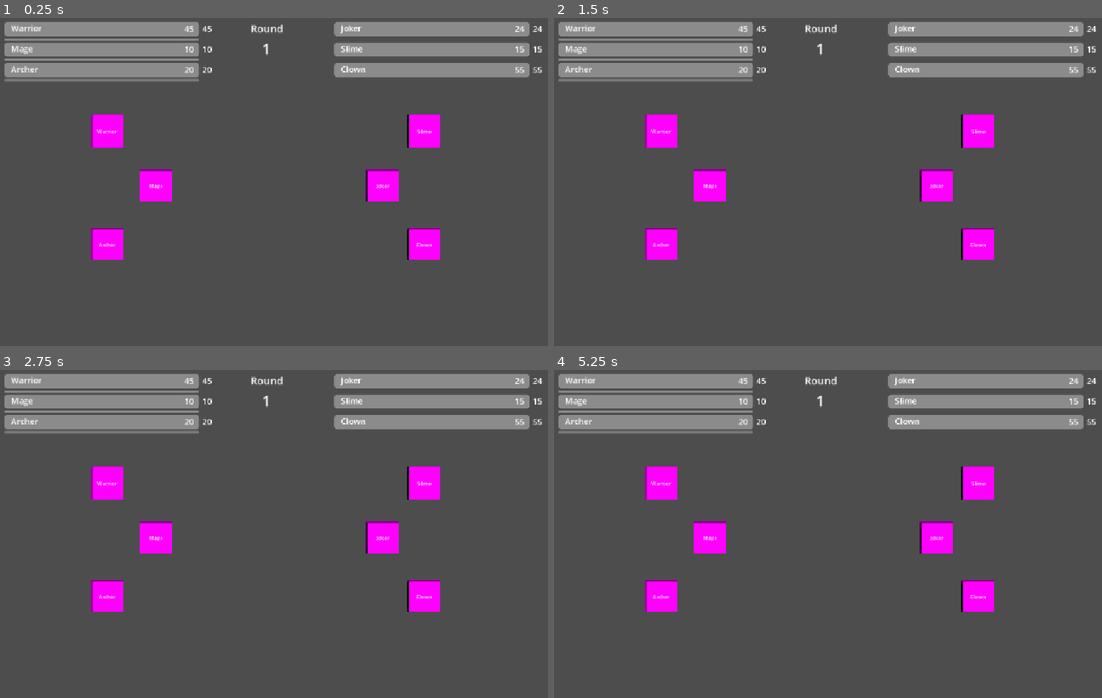
Above: before the commit, frames 1-4 (two rows, left to right).
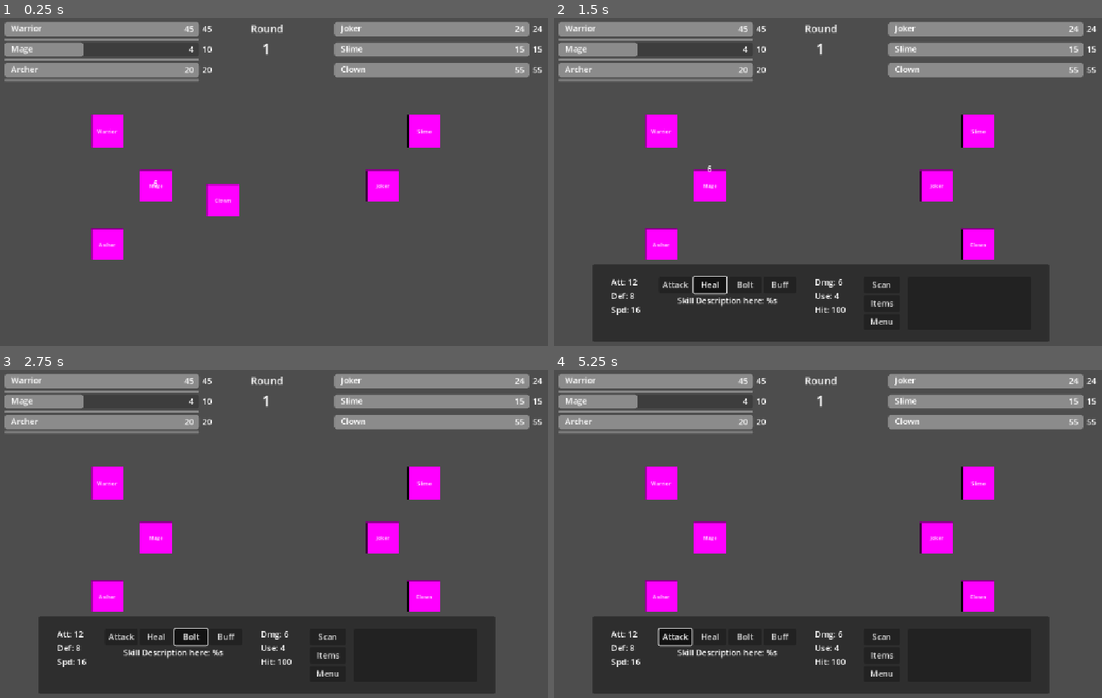
Above: after the commit, the same moments.

Repository: rockgem/imphie-rpg
Game: Godot game, scene res://scenes/World.tscn
The game is run twice, just before and just after one commit, with the same random seed, the same clock (stepped at 60 frames per second) and the same inputs.
Inputs (mouse positions are in pixels of both pictures, inside the frame that each line leads up to):
- Up to frame 1 (0.25 s): no input
- Up to frame 2 (1.5 s): click (674, 283) at 0.5 s, where only the run after the commit has a clickable "Attack"; click (707, 283) at 1.25 s, where only the run after the commit has a clickable "Heal"
- Up to frame 3 (2.75 s): click (191, 635) at 2 s, where only the run after the commit has a clickable "Bolt"
- Up to frame 4 (5.25 s): click (778, 635) at 2.75 s, where only the run after the commit has a clickable "Buff"; click (882, 635) at 3.5 s, where only the run after the commit has a clickable "Scan"; click (882, 655) at 4.25 s, where only the run after the commit has a clickable "Items"; click (674, 635) at 5 s, where only the run after the commit has a clickable "Attack"

The runs differ from the first frame. In frame 1, 2.0% of the frame differs, in the area x 14-81%, y 7-74%; in frame 2, 20%, in the area x 7-91%, y 7-99%; in frame 3, 20%; in frame 4, 20%.

Commit message:
combat back and forth and shit

Diff:
--- a/actors/entities/Entity.gd
+++ b/actors/entities/Entity.gd
@@ -1,5 +1,12 @@
 extends Node2D
 class_name Entity
+
+# this signal can be used to detect when this entity is clicked
+# currently being used in when the player's character are choosing which enemy to attack!
+# we always pass in the self reference as parameter so we can access this entity and its entire
+# values such as the "data"
+signal clicked(own)
+
 
 @export var is_player = true
 
@@ -11,8 +18,52 @@
 	if data.is_empty():
 		return
 
-	$Name.text = '%s' % data['name']
+	$Sprite2D/Name.text = '%s' % data['name']
 
 
 func receive_damage(damage = 1):
-	pass
+	data['hp'] -= damage
+
+	var df = load('res://actors/objs/DamageFloater.tscn').instantiate()
+	df.get_node('Label').text = '%s' % int(damage)
+
+	add_child(df)
+
+
+func attack(entity: Entity):
+	var t = create_tween()
+	t.tween_property($Sprite2D, 'global_position', entity.global_position, .2)
+	t.tween_property($Sprite2D, 'global_position', global_position, .2)
+
+	await t.step_finished
+	var damage_rate = randi_range(data['attack'] - 2, data['attack'] + 2)
+	entity.receive_damage(damage_rate)
+
+	await t.finished
+
+	# this signal needs to be emmitted after every action such as; attacking, healing or even skipping a turn
+	# so that the game will be able tell that the next queued entity is next to do their thing.
+	# see ( World.gd -> on_entity_action_finished() function )
+	ManagerGame.entity_action_finished.emit()
+
+
+# this is only going to be used for ENEMY type entities,
+# it automatically attacks random player characters
+func choose_random_player_attack():
+	var entities = get_tree().get_nodes_in_group("Entity")
+	var players: Array[Entity] = []
+
+	for e: Entity in entities:
+		if e.is_player:
+			players.append(e)
+
+	players.shuffle()
+	attack(players[0])
+
+
+func _on_area_2d_input_event(viewport: Node, event: InputEvent, shape_idx: int) -> void:
+	if event is InputEventScreenTouch and !event.pressed:
+		if ManagerGame.global_main_world_ref.turns_arrangement[0].is_player and is_player == false:
+			ManagerGame.global_main_world_ref.turns_arrangement[0].attack(self)
+
+		clicked.emit(self) # pass self reference
--- a/actors/entities/Entity.tscn
+++ b/actors/entities/Entity.tscn
@@ -1,9 +1,12 @@
-[gd_scene load_steps=3 format=3 uid="uid://bv7n5saufen75"]
+[gd_scene load_steps=4 format=3 uid="uid://bv7n5saufen75"]
 
 [ext_resource type="Script" uid="uid://dbwywqrqsg8ap" path="res://actors/entities/Entity.gd" id="1_8b186"]
 
 [sub_resource type="PlaceholderTexture2D" id="PlaceholderTexture2D_8b186"]
 size = Vector2(64, 64)
+
+[sub_resource type="CircleShape2D" id="CircleShape2D_8b186"]
+radius = 44.0114
 
 [node name="Entity" type="Node2D" groups=["Entity"]]
 script = ExtResource("1_8b186")
@@ -11,18 +14,25 @@
 [node name="Sprite2D" type="Sprite2D" parent="."]
 texture = SubResource("PlaceholderTexture2D_8b186")
 
-[node name="Name" type="Label" parent="."]
+[node name="Name" type="Label" parent="Sprite2D"]
 anchors_preset = 8
 anchor_left = 0.5
 anchor_top = 0.5
 anchor_right = 0.5
 anchor_bottom = 0.5
-offset_left = -40.0
-offset_top = -7.0
-offset_right = 41.0
-offset_bottom = 7.0
+offset_left = -72.0
+offset_top = -39.0
+offset_right = 9.0
+offset_bottom = -25.0
 grow_horizontal = 2
 grow_vertical = 2
 theme_override_font_sizes/font_size = 10
 text = "Class Type"
 horizontal_alignment = 1
+
+[node name="Area2D" type="Area2D" parent="."]
+
+[node name="CollisionShape2D" type="CollisionShape2D" parent="Area2D"]
+shape = SubResource("CircleShape2D_8b186")
+
+[connection signal="input_event" from="Area2D" to="." method="_on_area_2d_input_event"]
--- /dev/null
+++ b/actors/objs/DamageFloater.gd
@@ -0,0 +1,11 @@
+extends Node2D
+
+
+func _ready() -> void:
+	var t = create_tween()
+	t.tween_property(self, 'global_position:y', global_position.y - 32.0, .3).set_trans(Tween.TRANS_BOUNCE).set_ease(Tween.EASE_OUT)
+	t.tween_property(self, 'modulate:a', modulate.a, .3).set_delay(1.0)
+
+	await t.finished
+
+	queue_free()
--- /dev/null
+++ b/actors/objs/DamageFloater.tscn
@@ -0,0 +1,21 @@
+[gd_scene load_steps=2 format=3 uid="uid://c6awe7gr4al3s"]
+
+[ext_resource type="Script" uid="uid://srenlbalx7lj" path="res://actors/objs/DamageFloater.gd" id="1_e5jcn"]
+
+[node name="DamageFloater" type="Node2D"]
+script = ExtResource("1_e5jcn")
+
+[node name="Label" type="Label" parent="."]
+anchors_preset = 8
+anchor_left = 0.5
+anchor_top = 0.5
+anchor_right = 0.5
+anchor_bottom = 0.5
+offset_left = -23.0
+offset_top = -11.5
+offset_right = 23.0
+offset_bottom = 11.5
+grow_horizontal = 2
+grow_vertical = 2
+text = "99999"
+horizontal_alignment = 1
--- a/project.godot
+++ b/project.godot
@@ -32,6 +32,10 @@
 
 Entity=""
 
+[input_devices]
+
+pointing/emulate_touch_from_mouse=true
+
 [rendering]
 
 renderer/rendering_method="mobile"
--- a/scenes/Ui.gd
+++ b/scenes/Ui.gd
@@ -1,6 +1,6 @@
 extends CanvasLayer
 
-
+var attack_queue = {}
 
 
 func _ready() -> void:
@@ -37,6 +37,13 @@
 
 
 func pop_bottom_panel(entity: Entity):
+	$BottomPanel/HBoxContainer/StatBox/EntityAttack/Label2.text = '%s' % int(entity.data['attack'])
+	$BottomPanel/HBoxContainer/StatBox/EntityDefense/Label2.text = '%s' % int(entity.data['defense'])
+	$BottomPanel/HBoxContainer/StatBox/EntitySpeed/Label2.text = '%s' % int(entity.data['speed'])
+
+	$BottomPanel.show()
 
 
-	$BottomPanel.show()
+func hide_bottom_panel():
+
+	$BottomPanel.hide()
--- a/scenes/World.gd
+++ b/scenes/World.gd
@@ -93,7 +93,10 @@
 	turns_arrangement = get_tree().get_nodes_in_group("Entity")
 	turns_arrangement.sort_custom(sort_speed)
 
-
+	if turns_arrangement[0].is_player:
+		$UI.pop_bottom_panel(turns_arrangement[0])
+	else:
+		turns_arrangement[0].choose_random_player_attack()
 
 
 func end_wave():
@@ -105,4 +108,15 @@
 
 
 func on_entity_action_finished():
-	pass
+	# here we basically just removed the first entity in the array ( because they already made their move )
+	# and push them at the back of the array, they will wait for their turn again
+	var first = turns_arrangement.pop_front()
+	turns_arrangement.push_back(first)
+
+	# after the array has shifted, the previously second entity that were waiting for their turn,
+	# are now at the first place, so they will now execute their turn
+	if turns_arrangement[0].is_player:
+		$UI.pop_bottom_panel(turns_arrangement[0])
+	else:
+		$UI.hide_bottom_panel()
+		turns_arrangement[0].choose_random_player_attack()
Not shown, added: actors/objs/DamageFloater.gd.uid
